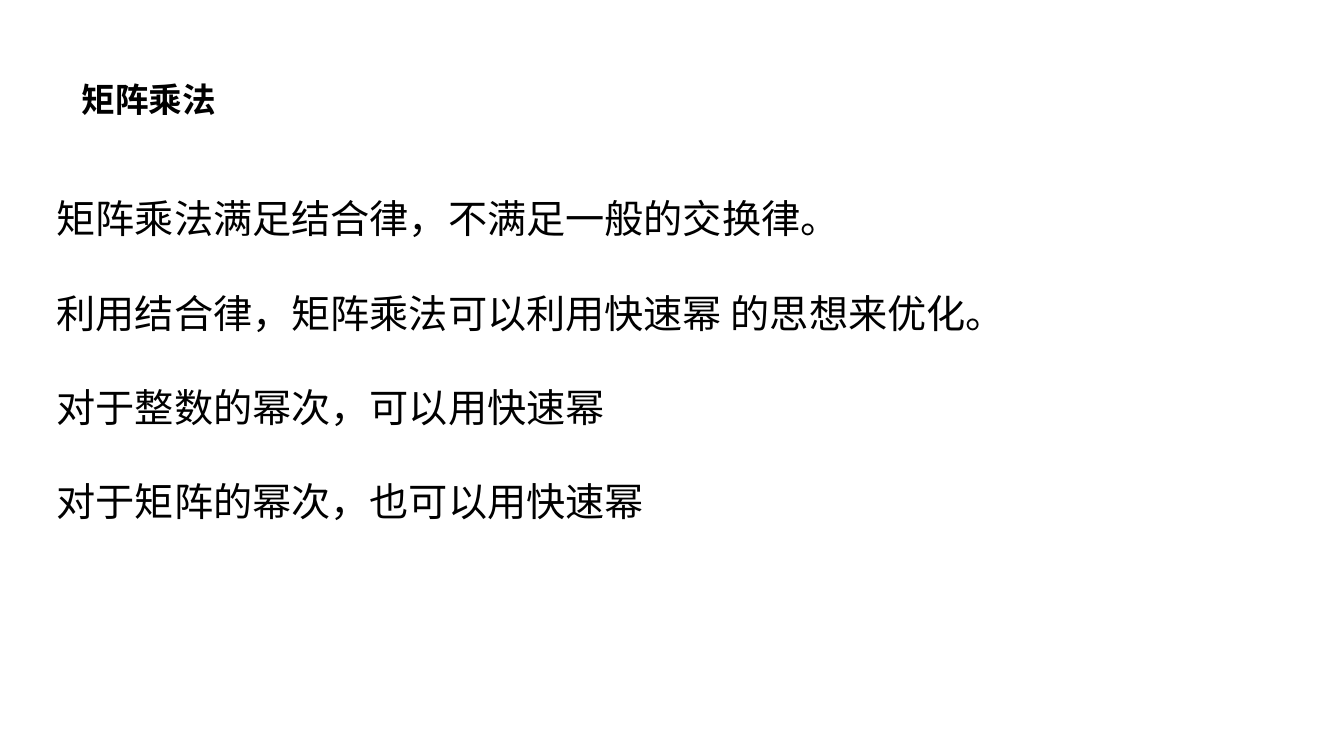
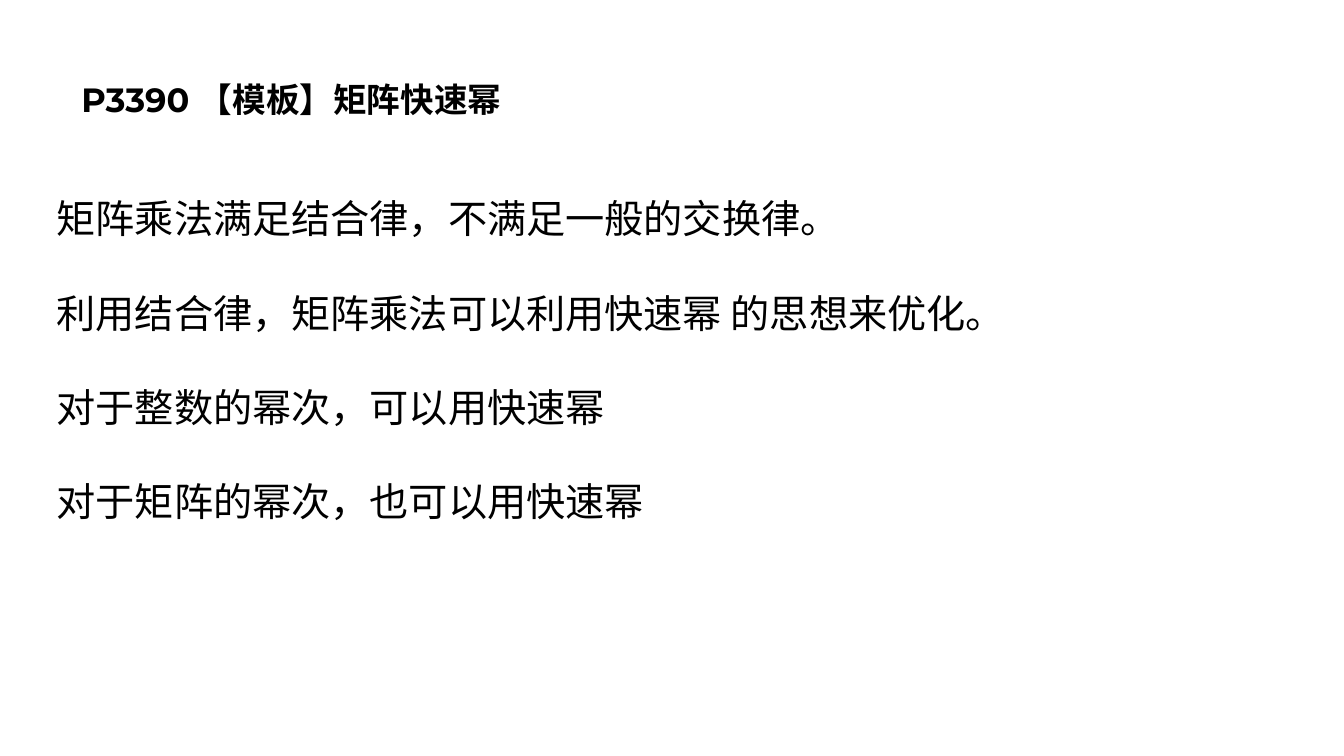
Before and after one commit to Adnios/Class, a slide deck: slide 8 of C++资料包/math/卡特兰数.pptx. Drawn at 1344x756 pixels with LibreOffice and Linux fonts; fonts in the diff are those of the drawing. Boxes give left, top, right and bottom in pixels: in the first picture for what was removed or moved away, otherwise in the second. Text is boxed around its words. In the diff, an @@ line names an element or a change of style, - is before the commit and + after.

```diff
--- a/C++资料包/math/卡特兰数.pptx
+++ b/C++资料包/math/卡特兰数.pptx
@@ title at (81, 83, 501, 115): text changed @@
-矩阵乘法
+P3390 【模板】矩阵快速幂
```
Also in this commit, not shown: 3 slides added, 3 other files.
